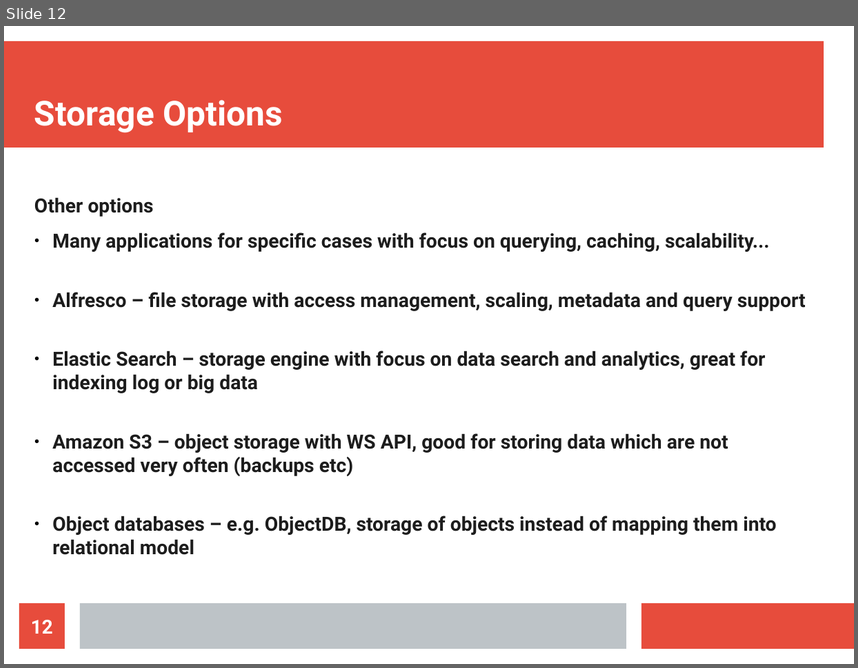
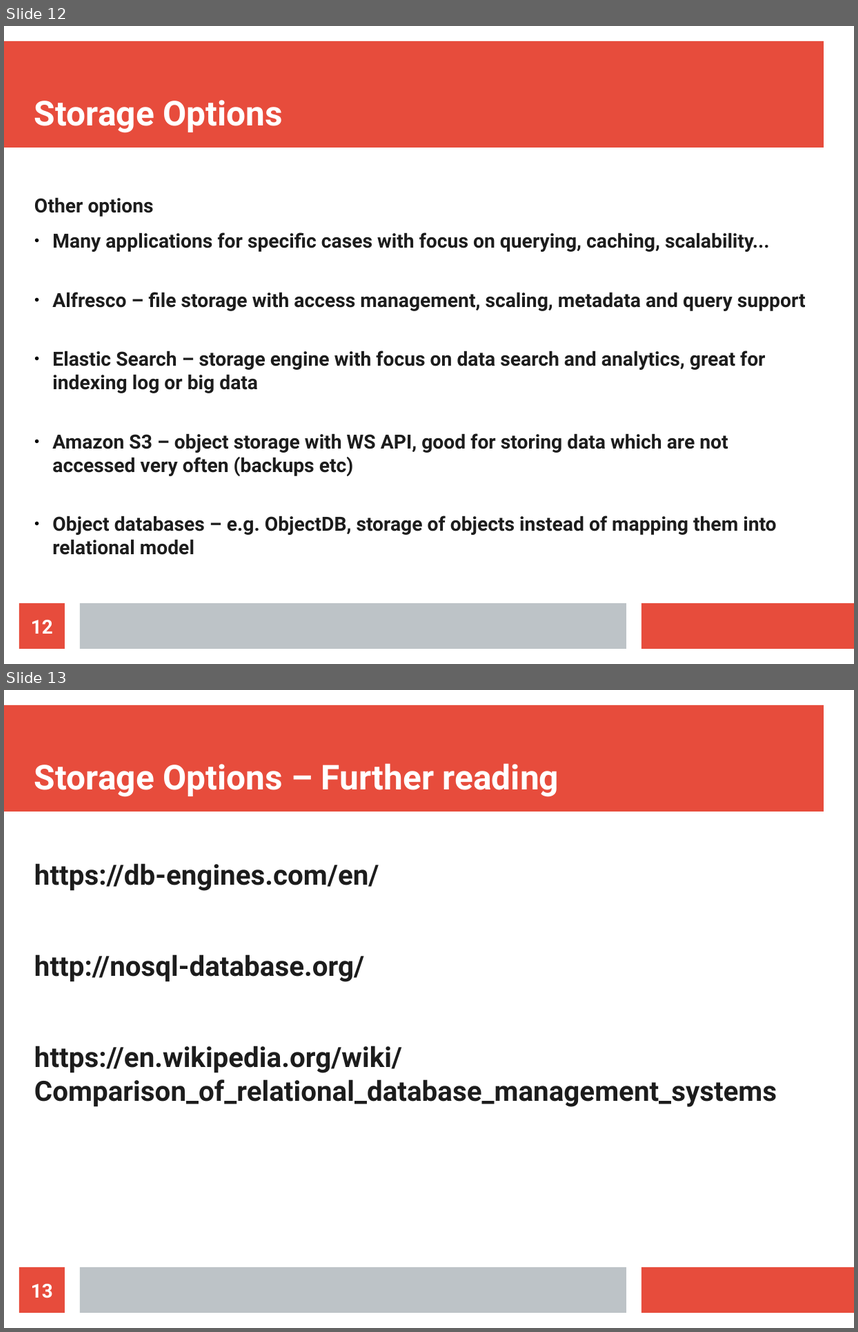
Before and after one commit to maxotta/pia-labs, a slide deck: lectures/persistence/01_persistence.odp. Shown one above the other, each under a label of ours: slide 12 before the commit, slides 12 and 13 after it. The pictures are 858x668 and 858x1332 pixels, drawn with LibreOffice and Linux fonts; fonts in the diff are those of the drawing. Boxes give left, top, right and bottom in pixels: in the first picture for what was removed or moved away, otherwise in the second. Text is boxed around its words. In the diff, an @@ line names an element or a change of style, - is before the commit and + after.

```diff
--- a/lectures/persistence/01_persistence.odp
+++ b/lectures/persistence/01_persistence.odp
@@ slide 13 added at (x1=4, y1=690, x2=854, y2=1328), background #FFFFFF; not listed: 3 template elements that a slide beside it also shows @@
@@ title added at (x1=34, y1=763, x2=559, y2=797), 32 pt, text #FFFFFF, bold @@
+Storage Options – Further reading
@@ text added at (x1=34, y1=863, x2=777, y2=1107), 26 pt, text #1C1C1C, bold @@
+https://db-engines.com/en/
+http://nosql-database.org/
+https://en.wikipedia.org/wiki/Comparison_of_relational_database_management_systems
@@ page number added at (x1=19, y1=1267, x2=65, y2=1312), fill #E74C3C, 18 pt, text #FFFFFF, bold @@
+13
```
Also in this commit, not shown: 28 other slides added, 1 slide removed, 2 other files.
